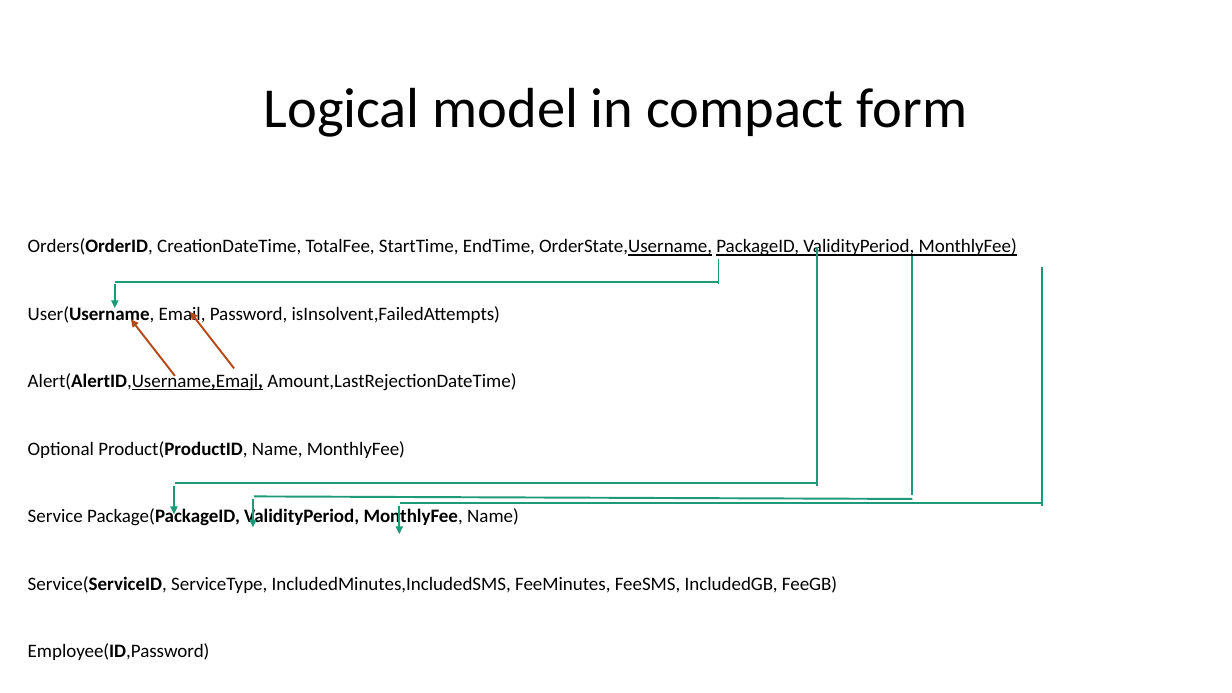
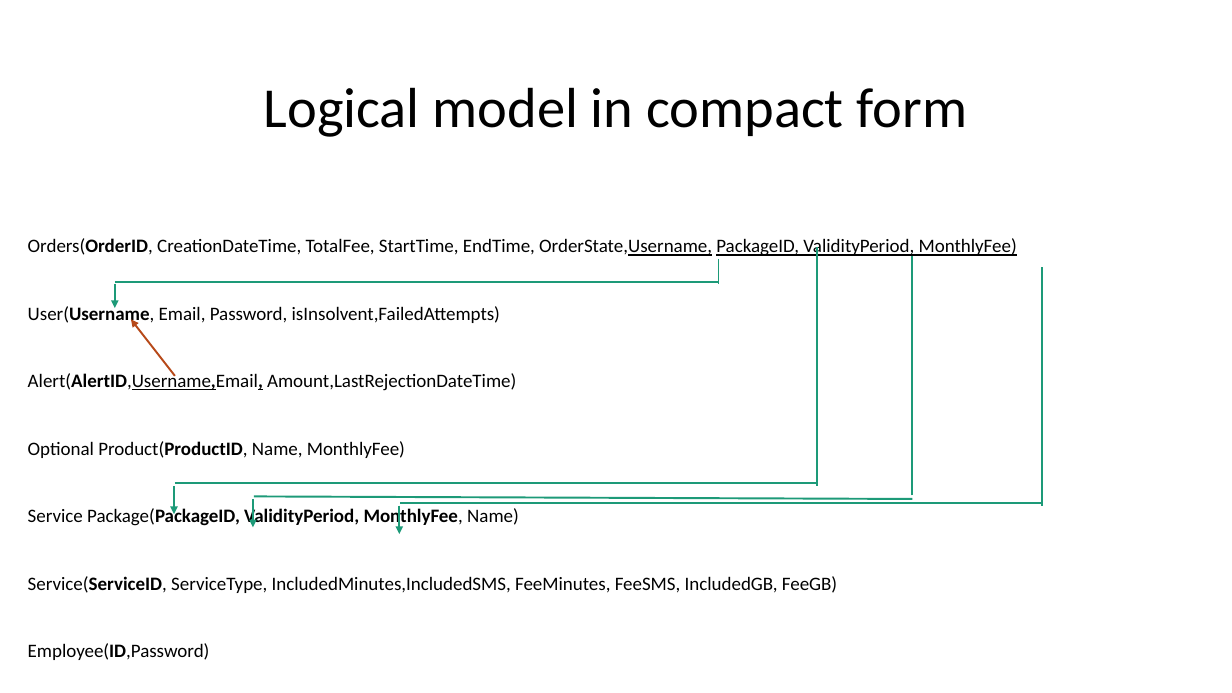
Before and after one commit to priscia99/databases-2-project, a slide deck: slide 1 of Deliverables/Relational Model.pptx. Drawn at 1232x693 pixels with LibreOffice and Linux fonts; fonts in the diff are those of the drawing. Boxes give left, top, right and bottom in pixels: in the first picture for what was removed or moved away, otherwise in the second. Text is boxed around its words. In the diff, an @@ line names an element or a change of style, - is before the commit and + after.

Commit message:
updated Alert table

```diff
--- a/Deliverables/Relational Model.pptx
+++ b/Deliverables/Relational Model.pptx
@@ arrow removed from (234, 369) to (190, 312) @@
@@ subtitle at (x1=28, y1=371, x2=516, y2=391): text changed @@
-Alert(AlertID,Username,Emajl, Amount,LastRejectionDateTime)
+Alert(AlertID,Username,Email, Amount,LastRejectionDateTime)
```
Also in this commit, not shown: 8 other files.
